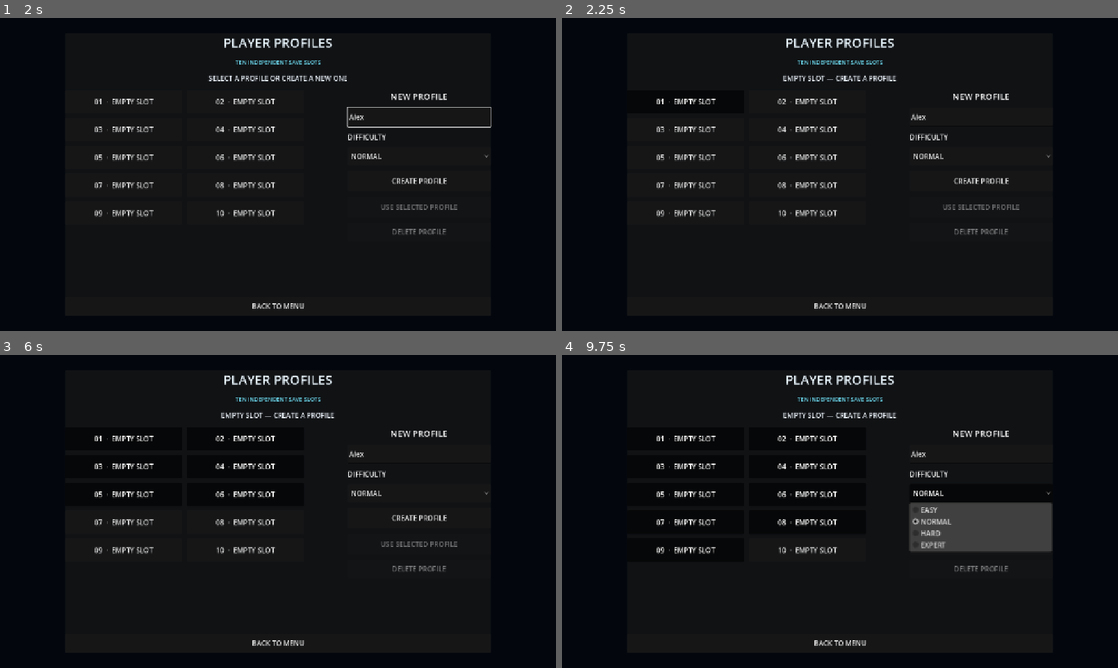
Above: before the commit, frames 1-4 (two rows, left to right).
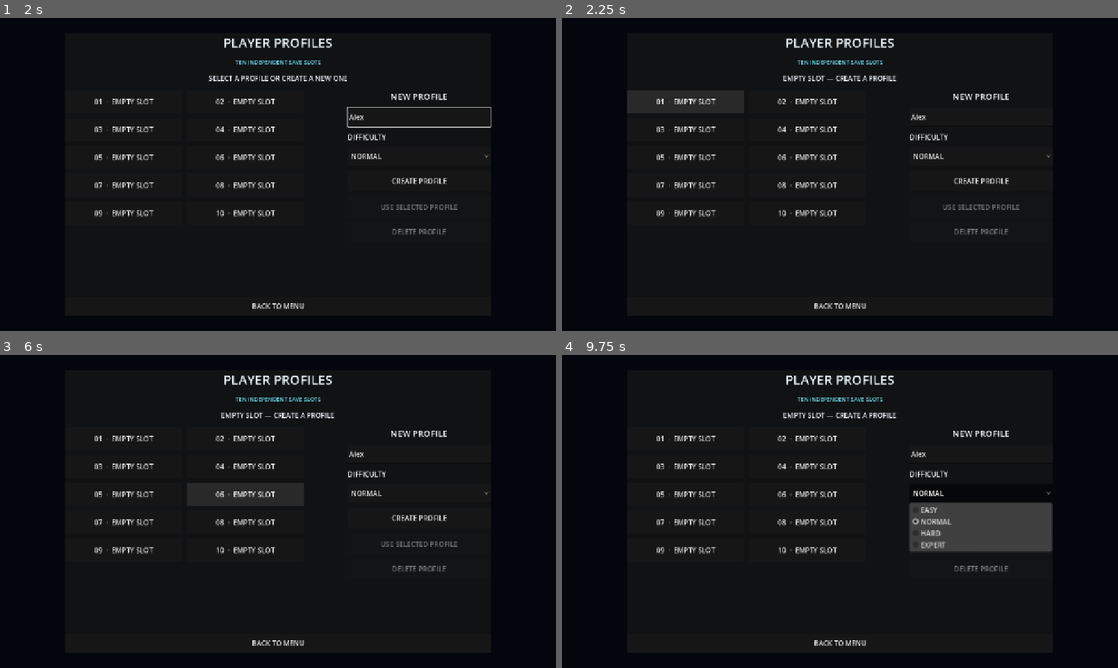
Above: after the commit, the same moments.

Repository: Iulian-hub/RUNAWAY-RABBIT-DECOMP
Game: Godot game, scene res://ui/boot.tscn
Two runs of this game, one before a commit and one after it. Both use one fixed random seed, a clock stepped at 60 frames per second and the inputs below.
Inputs (mouse positions are in pixels of both pictures, inside the frame that each line leads up to):
- Up to frame 1 (2 s): tap Enter at 0.5 s; move the mouse to (400, 158) at 0.52 s; hold D (move_right) 0.53-1.25 s; right-click (400, 158) at 0.6 s; click (400, 158) at 0.67 s; click (417, 118) at 1.27 s; type "Alex" at 1.35 s
- Up to frame 2 (2.25 s): click "01 · EMPTY SLOT" at 2 s
- Up to frame 3 (6 s): click "02 · EMPTY SLOT" at 2.75 s; click "03 · EMPTY SLOT" at 3.5 s; click "04 · EMPTY SLOT" at 4.25 s; click "05 · EMPTY SLOT" at 5 s; click "06 · EMPTY SLOT" at 5.75 s
- Up to frame 4 (9.75 s): click "07 · EMPTY SLOT" at 6.5 s; click "08 · EMPTY SLOT" at 7.25 s; click "09 · EMPTY SLOT" at 8 s; click "10 · EMPTY SLOT" at 8.75 s; click "NORMAL" at 9.5 s

Frame 1 is identical in both runs. In frame 2, 1.5% of the frame differs, in the area x 11-33%, y 23-31%; in frame 3, 1.5%, in the area x 17-55%, y 25-49%; in frame 4, 0.1%.

Commit message:
Harden profile selection and delete confirmation

Diff:
--- a/runaway-rabbit-clona/scripts/ui/profile_select.gd
+++ b/runaway-rabbit-clona/scripts/ui/profile_select.gd
@@ -22,7 +22,7 @@
 	_difficulty.select(1)
 	$Panel/Content/Body/CreatePanel/CreateProfileButton.pressed.connect(_create_profile)
 	_use_button.pressed.connect(_use_selected_profile)
-	_delete_button.pressed.connect(_confirm_delete.popup_centered)
+	_delete_button.pressed.connect(func() -> void: _confirm_delete.popup_centered())
 	$Panel/Content/BackButton.pressed.connect(func() -> void: back_requested.emit())
 	_confirm_delete.confirmed.connect(_delete_selected_profile)
 	for index in range(_slot_grid.get_child_count()):
@@ -32,6 +32,8 @@
 	_refresh_slots()
 
 func _on_slot_pressed(slot_number: int) -> void:
+	for child in _slot_grid.get_children():
+		(child as Button).button_pressed = false
 	var profile := ProfileManager.get_profile(slot_number)
 	if profile.is_empty():
 		_selected_slot = 0
